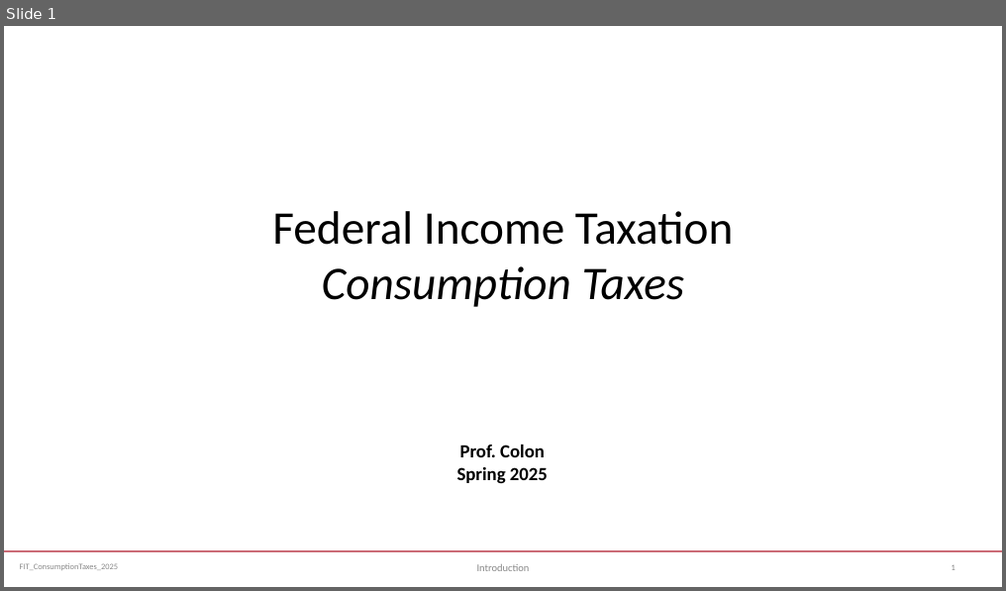
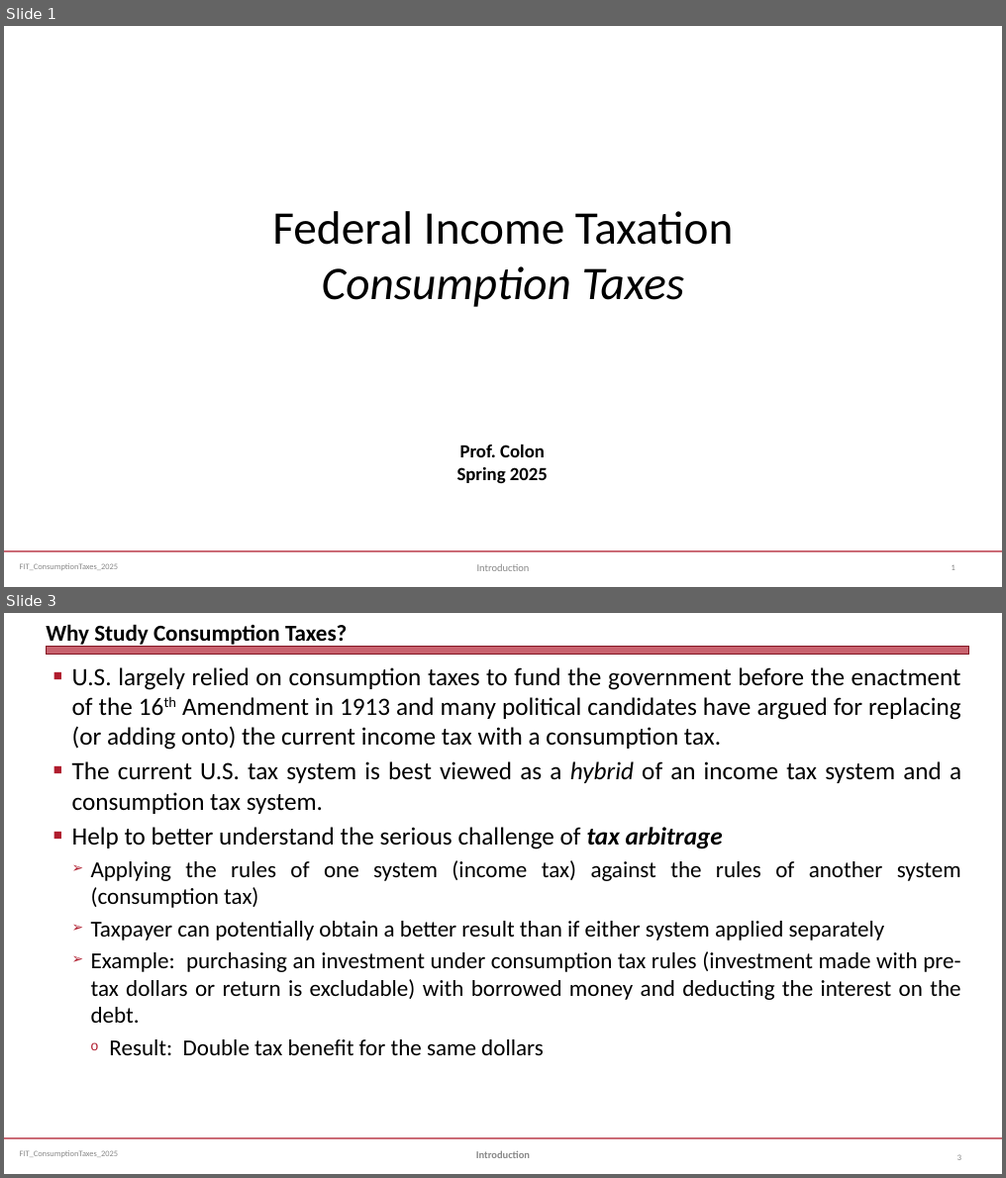
Before and after one commit to jmc877/Fed-Income-Tax, a slide deck: slides/FIT_ConsumptionTaxes_2025S.pptx. Shown one above the other, each under a label of ours: slide 1 before the commit, slides 1 and 3 after it; the slides between them are not shown. The pictures are 1006x591 and 1006x1178 pixels, drawn with LibreOffice and Linux fonts; fonts in the diff are those of the drawing. Boxes give left, top, right and bottom in pixels: in the first picture for what was removed or moved away, otherwise in the second. Text is boxed around its words. In the diff, an @@ line names an element or a change of style, - is before the commit and + after.

```diff
--- a/slides/FIT_ConsumptionTaxes_2025S.pptx
+++ b/slides/FIT_ConsumptionTaxes_2025S.pptx
@@ slide 3 added at (4, 613, 1002, 1174), background #FFFFFF; not listed: 2 template elements that a slide beside it also shows @@
@@ title added at (46, 624, 347, 648), 22 pt, text #000000, bold @@
+Why Study Consumption Taxes?
@@ rectangle added at (46, 647, 969, 655), fill #B01C2E at 69% opacity, outline #821522 0 pt @@
@@ text added at (72, 667, 961, 1056), 22 pt, text #000000 @@
+■ U.S. largely relied on consumption taxes to fund the government before the enactment of the 16th Amendment in 1913 and many political candidates have argued for replacing (or adding onto) the current income tax with a consumption tax.
+■ The current U.S. tax system is best viewed as a hybrid of an income tax system and a consumption tax system.
+■ Help to better understand the serious challenge of tax arbitrage
+  ➢ Applying the rules of one system (income tax) against the rules of another system (consumption tax)
+  ➢ Taxpayer can potentially obtain a better result than if either system applied separately
+  ➢ Example: purchasing an investment under consumption tax rules (investment made with pre-tax dollars or return is excludable) with borrowed money and deducting the interest on the debt.
+    o Result: Double tax benefit for the same dollars
@@ text added at (476, 1151, 530, 1158), 10 pt, text #898989, bold @@
+Introduction
@@ page number added at (957, 1156, 961, 1160), 8 pt, text #808080 @@
+3
```
Also in this commit, not shown: 1 slide changed, 1 other file.
